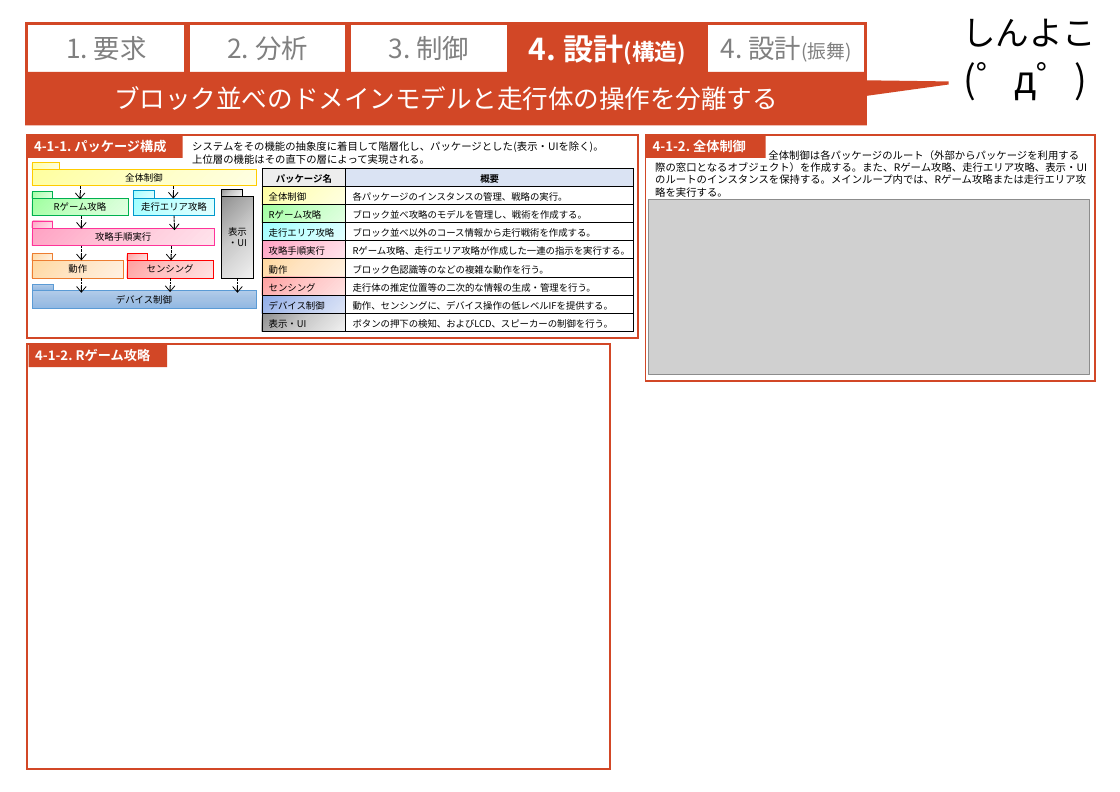
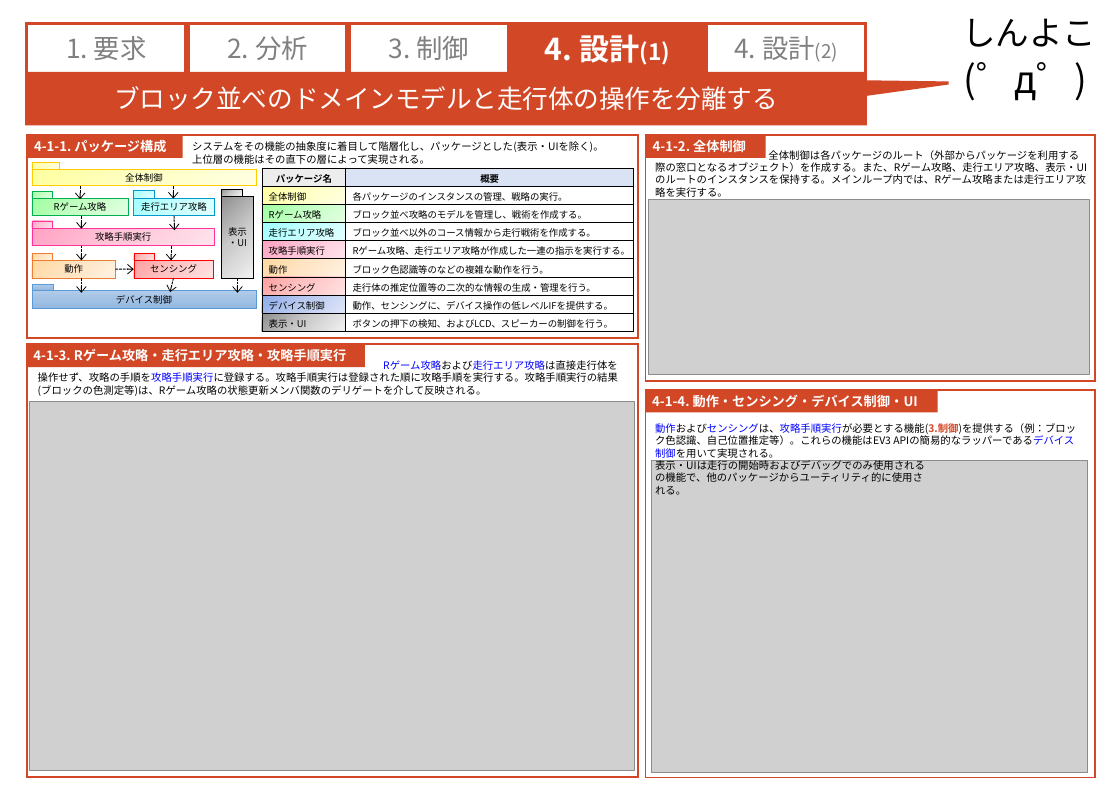
Before and after one commit to RITS-ETrobo/Yokohama, a slide deck: slide 1 of design/2016/models/4_design_model.pptx. Drawn at 1120x792 pixels with LibreOffice and Linux fonts; fonts in the diff are those of the drawing; grey boxes stand for pictures. Boxes give left, top, right and bottom in pixels: in the first picture for what was removed or moved away, otherwise in the second. Text is boxed around its words. In the diff, an @@ line names an element or a change of style, - is before the commit and + after.

```diff
--- a/design/2016/models/4_design_model.pptx
+++ b/design/2016/models/4_design_model.pptx
@@ text in rounded rectangle at <box>545,34,670,65</box>: text changed @@
-4. 設計(構造)
+4. 設計(1)
@@ text in rounded rectangle at <box>734,36,838,62</box>: text changed @@
-4. 設計(振舞)
+4. 設計(2)
@@ rectangle "動作": place and size @@
-rectangle "動作" at <box>32,260,123,278</box>
+rectangle "動作" at <box>32,260,115,278</box>
@@ arrow added from (115, 269) to (133, 269), #000000 1 pt dashed @@
@@ rectangle "センシング": place and size @@
-rectangle "センシング" at <box>127,261,213,278</box>
+rectangle "センシング" at <box>133,261,213,278</box>
@@ rectangle: place and size @@
-rectangle at <box>127,253,147,261</box>
+rectangle at <box>134,253,154,261</box>
@@ arrow moved from (170, 278) - (170, 292) to (173, 278) - (170, 292) @@
@@ rectangle: place and size @@
-rectangle at <box>27,344,610,769</box>
+rectangle at <box>26,344,638,778</box>
@@ rectangle "4-1-3. Rゲーム攻略・走行エリア攻略・攻略手順実行": place and size @@
-rectangle "4-1-3. Rゲーム攻略・走行エリア攻略・攻略手順実行" at <box>28,344,167,367</box>
+rectangle "4-1-3. Rゲーム攻略・走行エリア攻略・攻略手順実行" at <box>26,344,365,367</box>
@@ text in rectangle at <box>33,349,346,361</box>: text changed @@
-4-1-2. Rゲーム攻略
+4-1-3. Rゲーム攻略・走行エリア攻略・攻略手順実行
@@ text added at <box>38,372,618,396</box>, 11 pt, text #000000 @@
+Rゲーム攻略および走行エリア攻略は直接走行体を操作せず、攻略の手順を攻略手順実行に登録する。攻略手順実行は登録された順に攻略手順を実行する。攻略手順実行の結果(ブロックの色測定等)は、Rゲーム攻略の状態更新メンバ関数のデリゲートを介して反映される。
@@ picture added at <box>29,401,635,770</box> @@
@@ rectangle added at <box>646,390,1095,777</box>, outline #D24726 2 pt @@
@@ rectangle added at <box>646,390,938,413</box>, fill #D24726, 14 pt, text #FFFFFF, bold @@
+4-1-4. 動作・センシング・デバイス制御・UI
@@ text added at <box>655,423,1076,495</box>, 11 pt, text #000000 @@
+動作およびセンシングは、攻略手順実行が必要とする機能(3.制御)を提供する（例：ブロック色認識、自己位置推定等）。これらの機能はEV3 APIの簡易的なラッパーであるデバイス制御を用いて実現される。
+表示・UIは走行の開始時およびデバッグでのみ使用される
+の機能で、他のパッケージからユーティリティ的に使用さ
+れる。
@@ picture added at <box>651,461,1088,772</box> @@
```
Also in this commit, not shown: 1 other slide changed.
